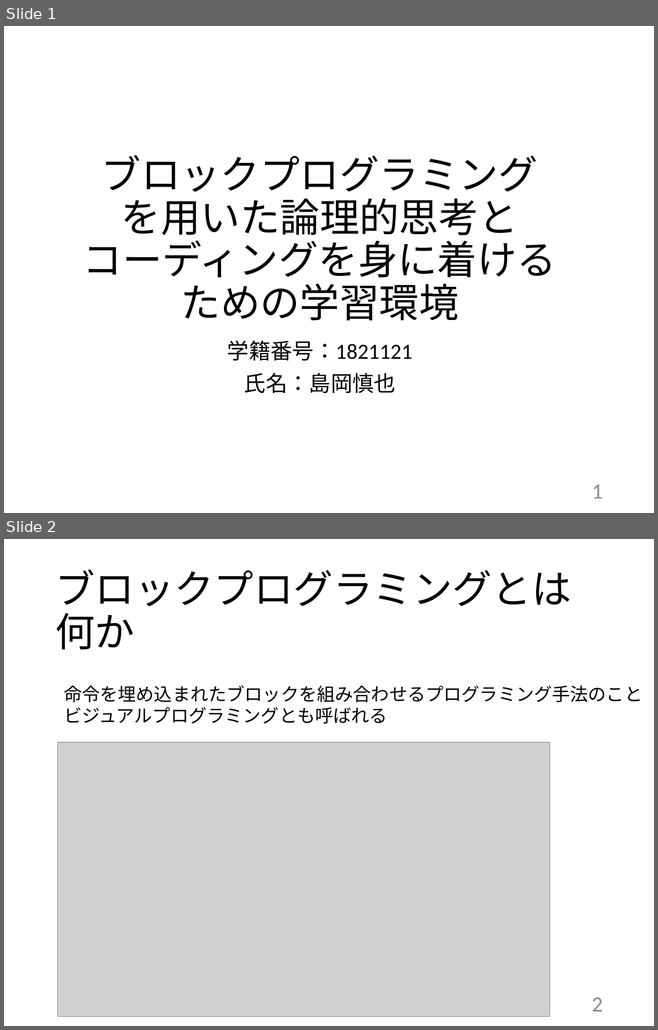
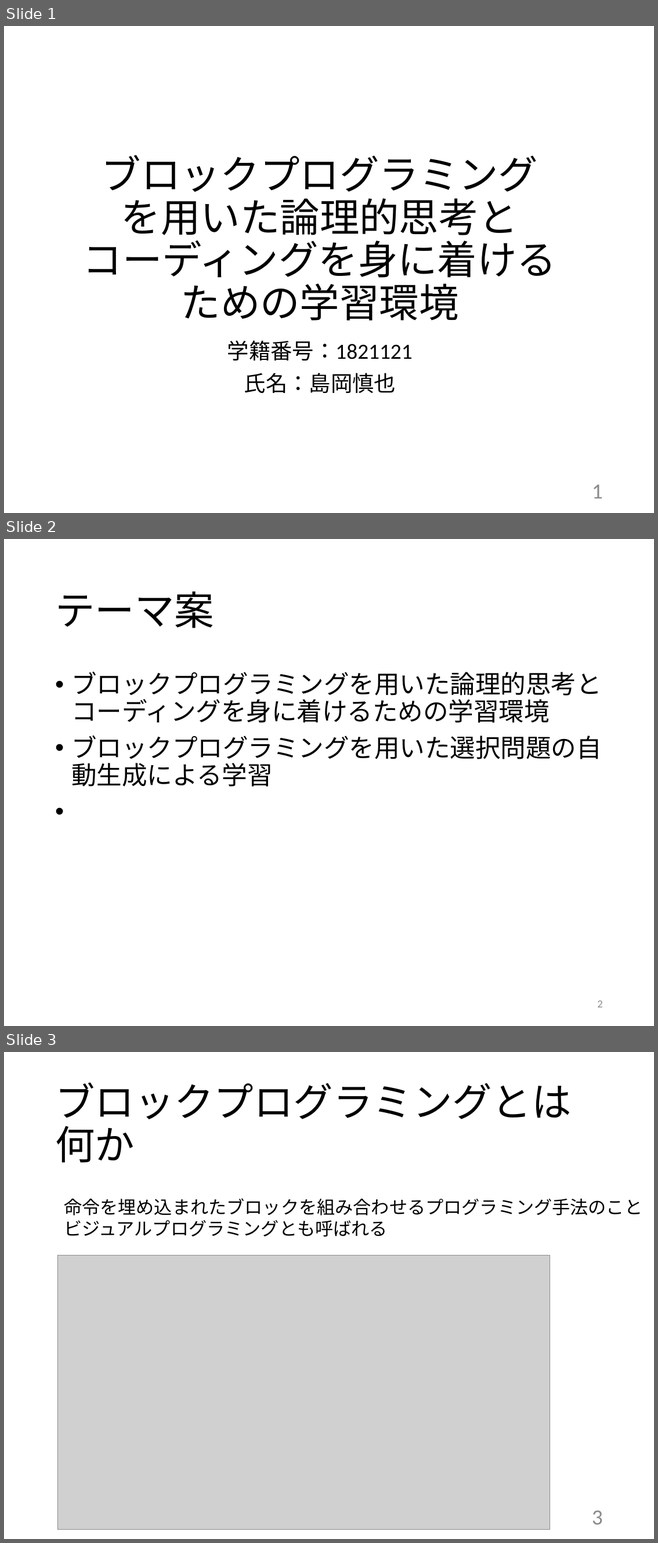
Before and after one commit to kait-takanolab/1821121-shimaoka-thesis, a slide deck: 1821121_shimaoka_sotsuken.pptx. Shown one above the other, each under a label of ours: slides 1 and 2 before the commit, slides 1, 2 and 3 after it. The pictures are 658x1030 and 658x1543 pixels, drawn with LibreOffice and Linux fonts; fonts in the diff are those of the drawing; grey boxes stand for pictures. Boxes give left, top, right and bottom in pixels: in the first picture for what was removed or moved away, otherwise in the second. Text is boxed around its words. In the diff, an @@ line names an element or a change of style, - is before the commit and + after.

```diff
--- a/1821121_shimaoka_sotsuken.pptx
+++ b/1821121_shimaoka_sotsuken.pptx
@@ slide 2 added at [4,539,654,1026], background #FFFFFF @@
@@ title added at [55,591,214,628], 44 pt, text #000000 @@
+テーマ案
@@ text added at [71,672,601,787], 28 pt, text #000000 @@
+• ブロックプログラミングを用いた論理的思考とコーディングを身に着けるための学習環境
+• ブロックプログラミングを用いた選択問題の自動生成による学習
@@ page number added at [597,1001,602,1008], 12 pt, text #8C8C8C @@
+2
@@ what was slide 2 is now slide 3 @@
@@ page number at [592,1511,603,1525]: text changed @@
-2
+3
```
Also in this commit, not shown: 1 other slide added, 2 other files.
